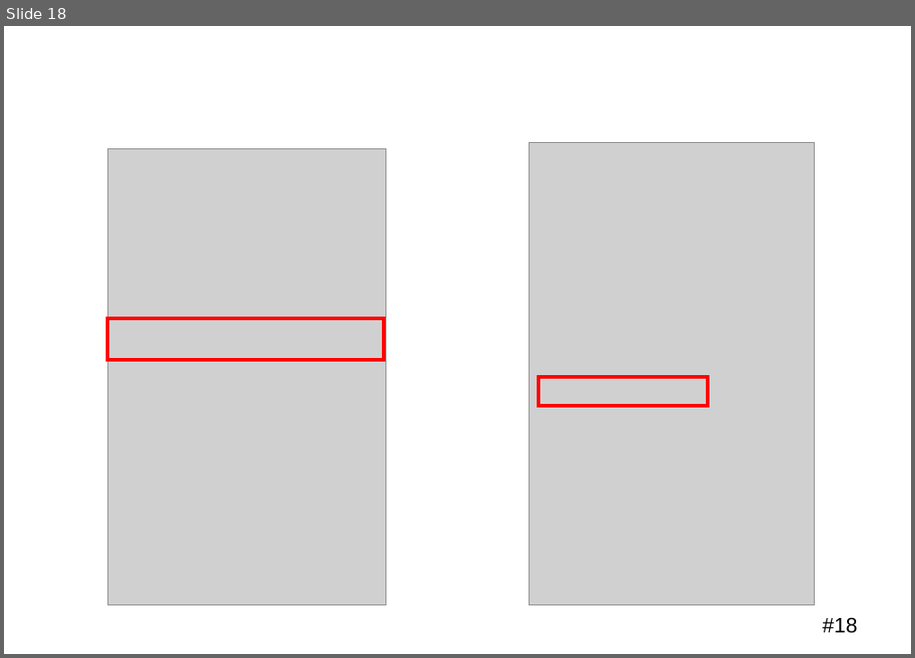
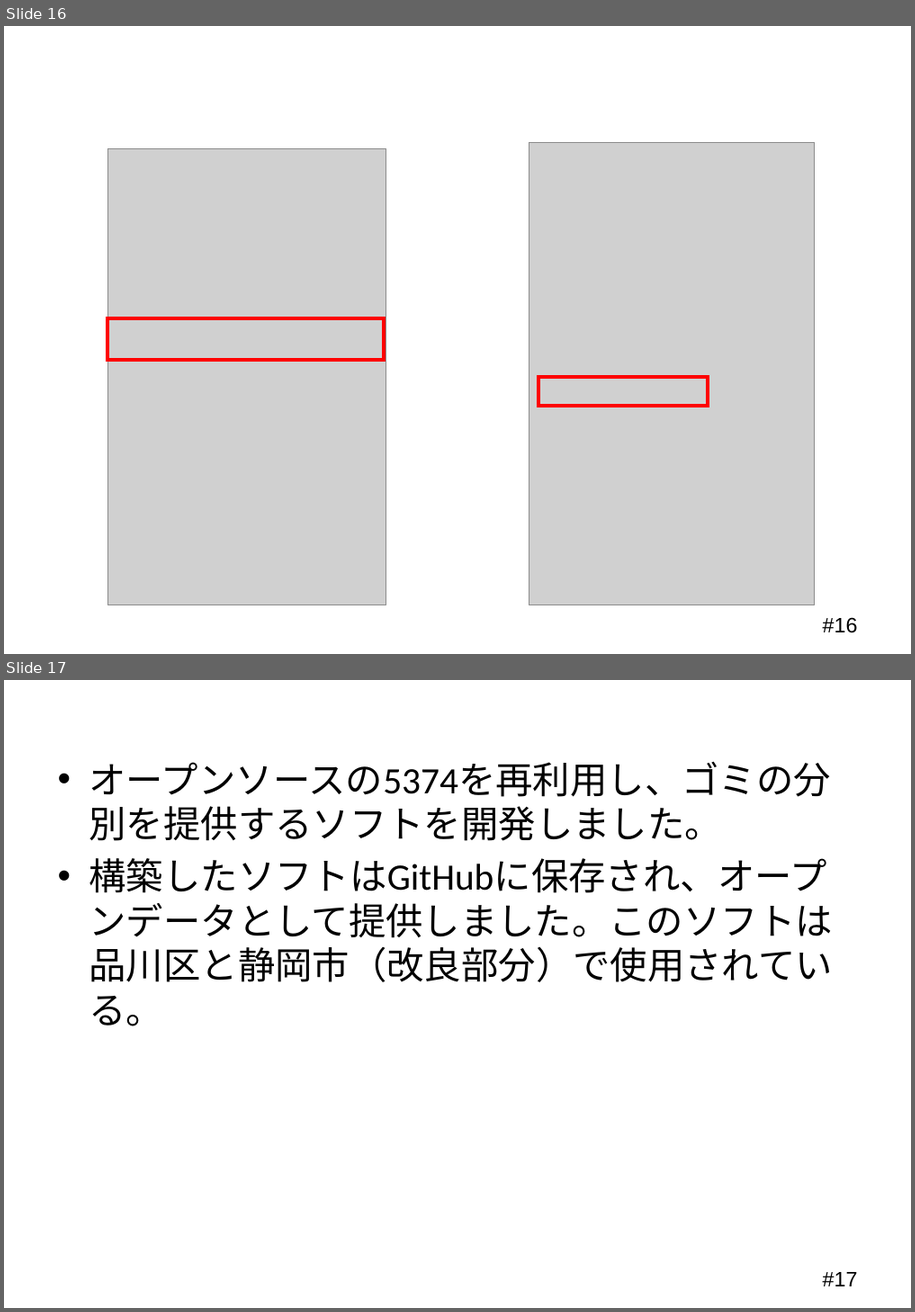
Before and after one commit to Mocchy2/graduation-thesis, a slide deck: 卒業論文 発表用スライド.pptx. Shown one above the other, each under a label of ours: slide 18 before the commit, slides 16 and 17 after it. The pictures are 915x658 and 915x1312 pixels, drawn with LibreOffice and Linux fonts; fonts in the diff are those of the drawing; grey boxes stand for pictures; background and template pictures are left out. Boxes give left, top, right and bottom in pixels: in the first picture for what was removed or moved away, otherwise in the second. Text is boxed around its words. In the diff, an @@ line names an element or a change of style, - is before the commit and + after.

```diff
--- a/卒業論文 発表用スライド.pptx
+++ b/卒業論文 発表用スライド.pptx
@@ slide 17 added at (4,680,911,1308), background #FFFFFF; not listed: 1 template element that a slide beside it also shows @@
@@ title added at (49,683,866,741), 36 pt, text #FFFFFF @@
+まとめ
@@ text added at (90,762,833,1026), 32 pt, text #000000 @@
+• オープンソースの5374を再利用し、ゴミの分別を提供するソフトを開発しました。
+• 構築したソフトはGitHubに保存され、オープンデータとして提供しました。このソフトは品川区と静岡市（改良部分）で使用されている。
@@ what was slide 18 is now slide 16 @@
@@ page number at (823,617,858,634): text changed @@
-#18
+#16
```
Also in this commit, not shown: 1 other slide added, 4 slides removed.
